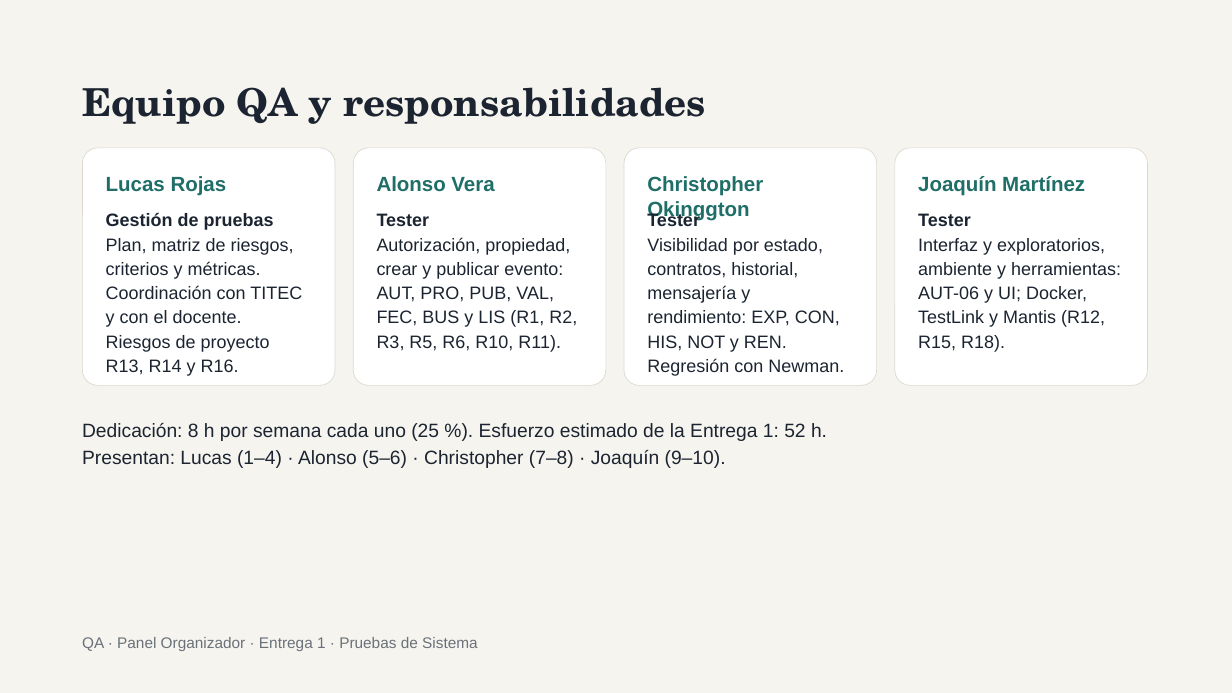
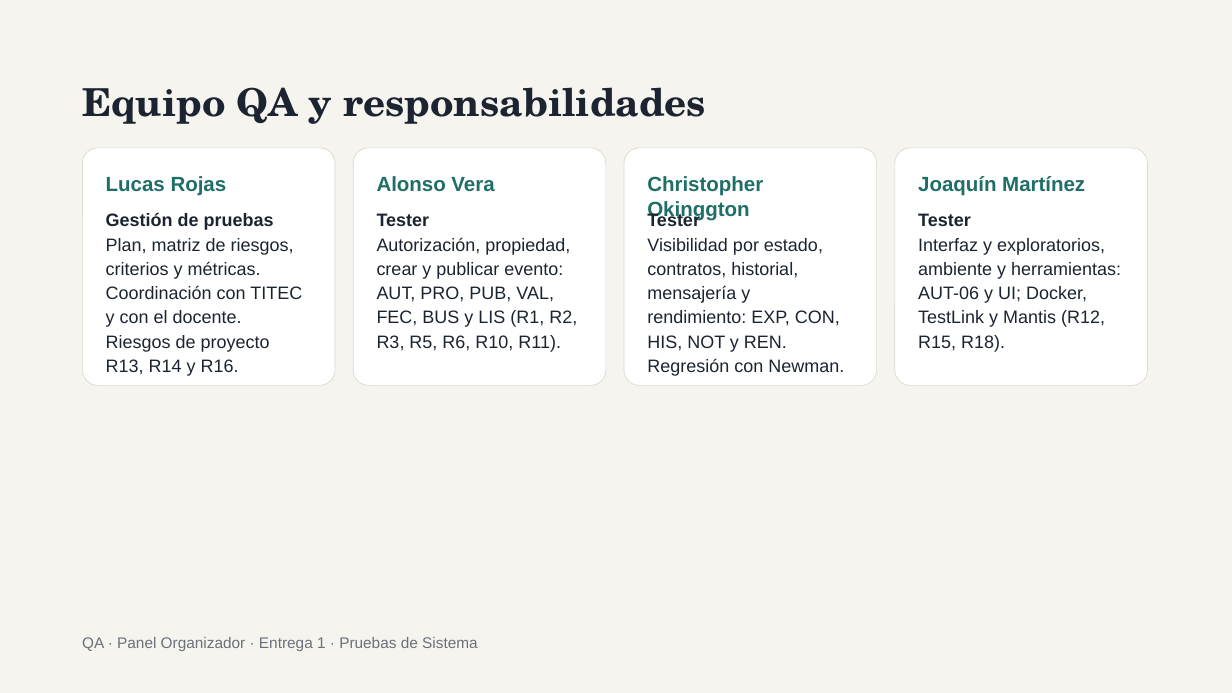
Before and after one commit to marybaxmann/Equipo-1---Panel-Organizador, a slide deck: slide 4 of qa/entrega-1/Presentacion_Entrega1_QA_PanelOrganizador.pptx. Drawn at 1232x693 pixels with LibreOffice and Linux fonts; fonts in the diff are those of the drawing. Boxes give left, top, right and bottom in pixels: in the first picture for what was removed or moved away, otherwise in the second. Text is boxed around its words. In the diff, an @@ line names an element or a change of style, - is before the commit and + after.

```diff
--- a/qa/entrega-1/Presentacion_Entrega1_QA_PanelOrganizador.pptx
+++ b/qa/entrega-1/Presentacion_Entrega1_QA_PanelOrganizador.pptx
@@ text removed at (82,423,827,468) @@
-Dedicación: 8 h por semana cada uno (25 %). Esfuerzo estimado de la Entrega 1: 52 h.
-Presentan: Lucas (1–4) · Alonso (5–6) · Christopher (7–8) · Joaquín (9–10).
```
Also in this commit, not shown: 2 other slides changed, 1 other file.
